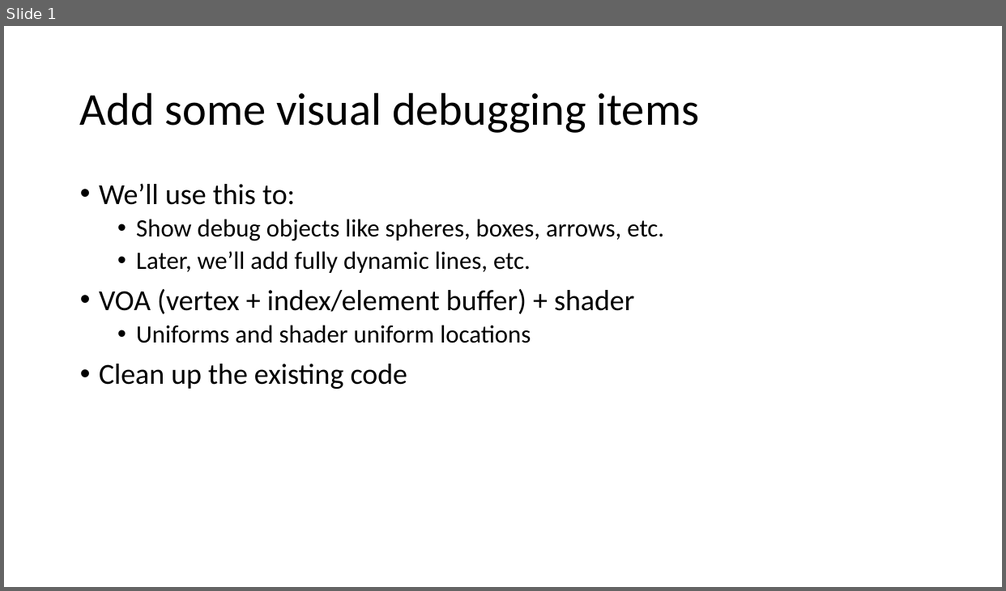
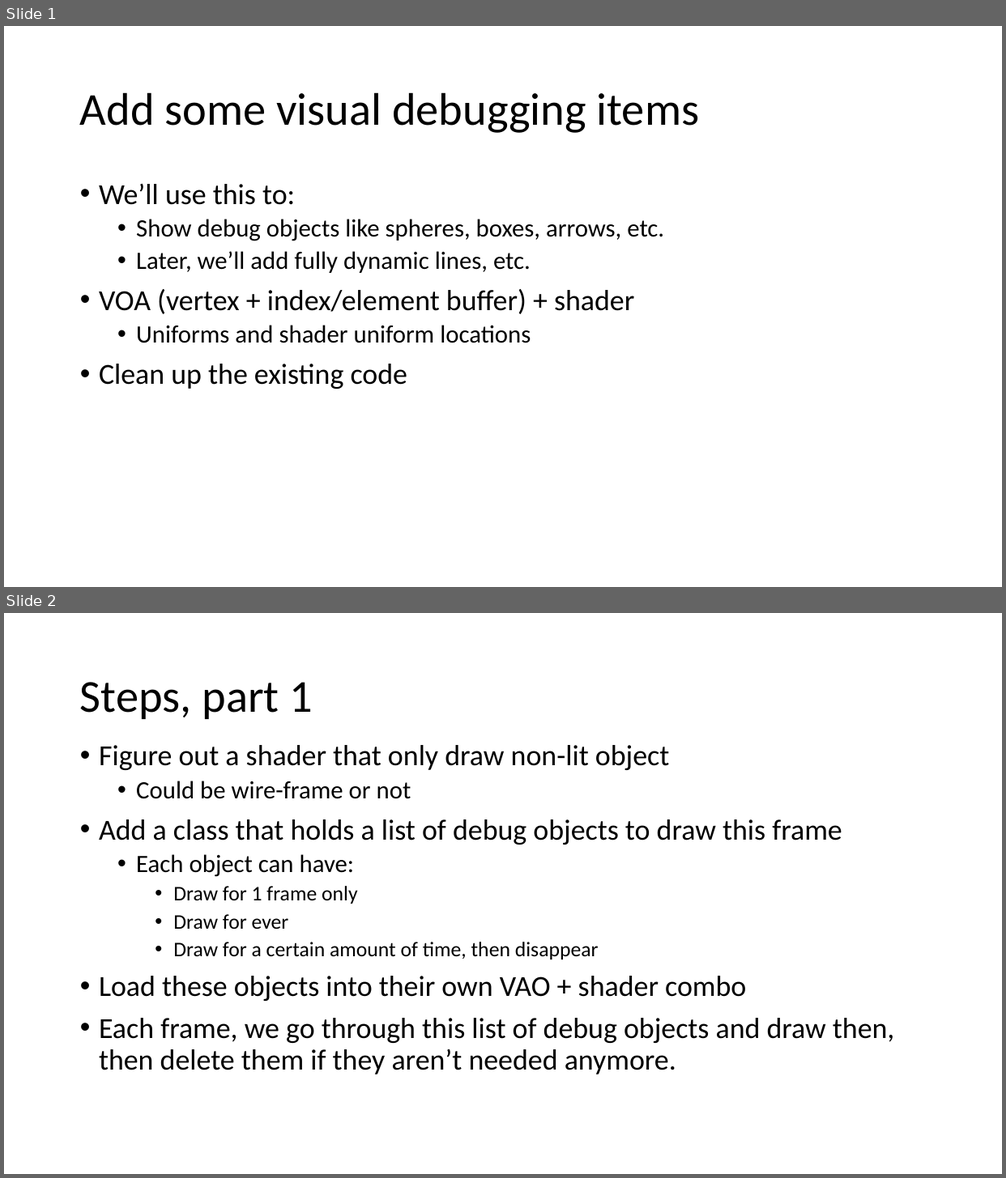
Before and after one commit to yellowflash07/GDP202324, a slide deck: 6028_Graph_1/D2D/W04-a (Debug visualization items)/Making a debug item thing.pptx. Shown one above the other, each under a label of ours: slide 1 before the commit, slides 1 and 2 after it. The pictures are 1006x591 and 1006x1178 pixels, drawn with LibreOffice and Linux fonts; fonts in the diff are those of the drawing. Boxes give left, top, right and bottom in pixels: in the first picture for what was removed or moved away, otherwise in the second. Text is boxed around its words. In the diff, an @@ line names an element or a change of style, - is before the commit and + after.

```diff
--- a/6028_Graph_1/D2D/W04-a (Debug visualization items)/Making a debug item thing.pptx
+++ b/6028_Graph_1/D2D/W04-a (Debug visualization items)/Making a debug item thing.pptx
@@ slide 2 added at (4,613,1002,1174), background #FFFFFF @@
@@ title added at (80,682,313,719), 44 pt, text #000000 @@
+Steps, part 1
@@ text added at (99,745,894,1075), 28 pt, text #000000 @@
+• Figure out a shader that only draw non-lit object
+  • Could be wire-frame or not
+• Add a class that holds a list of debug objects to draw this frame
+  • Each object can have:
+    • Draw for 1 frame only
+    • Draw for ever
+    • Draw for a certain amount of time, then disappear
+• Load these objects into their own VAO + shader combo
+• Each frame, we go through this list of debug objects and draw then, then delete them if they aren’t needed anymore.
```
Also in this commit, not shown: 1 other slide added, 29 other files.
